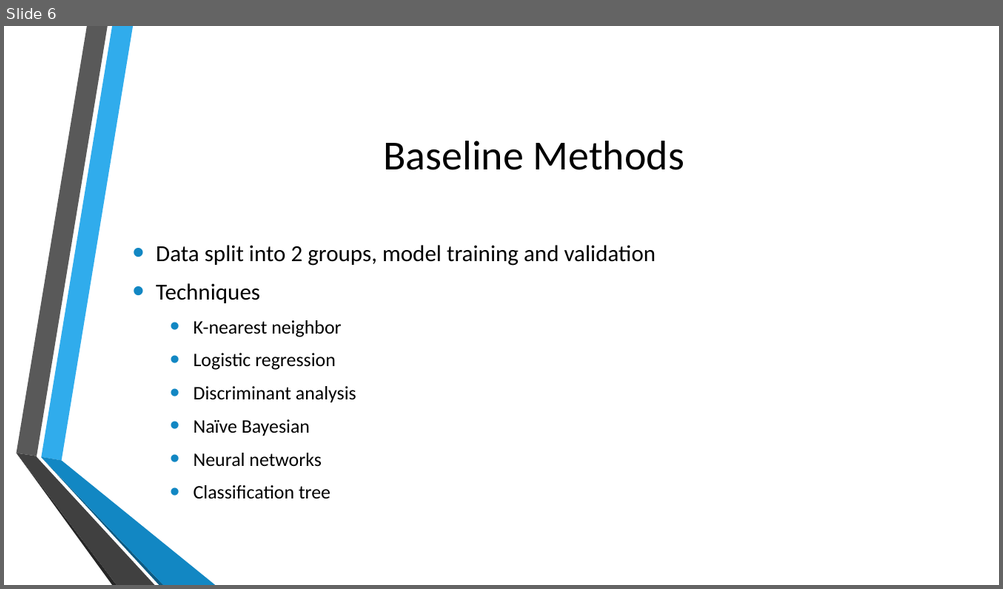
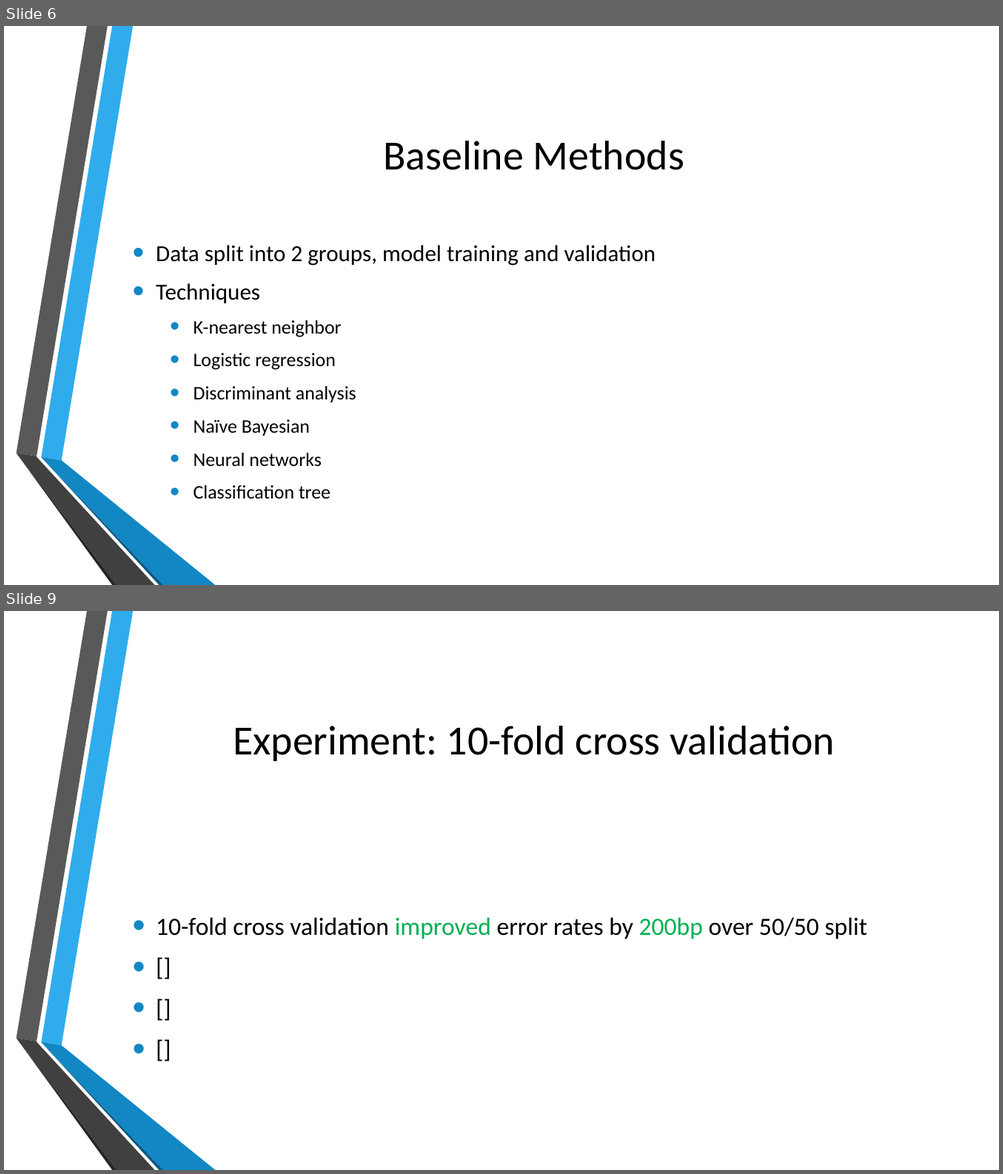
Before and after one commit to jb08/credit_card_default_ML, a slide deck: Predicting_Credit_Card_defaults.pptx. Shown one above the other, each under a label of ours: slide 6 before the commit, slides 6 and 9 after it; the slides between them are not shown. The pictures are 1003x589 and 1003x1174 pixels, drawn with LibreOffice and Linux fonts; fonts in the diff are those of the drawing; background and template pictures are left out. Boxes give left, top, right and bottom in pixels: in the first picture for what was removed or moved away, otherwise in the second. Text is boxed around its words. In the diff, an @@ line names an element or a change of style, - is before the commit and + after.

```diff
--- a/Predicting_Credit_Card_defaults.pptx
+++ b/Predicting_Credit_Card_defaults.pptx
@@ slide 9 added at [4, 611, 999, 1170], background picture (left out); not listed: 6 template elements that a slide beside it also shows @@
@@ title added at [233, 726, 834, 761], 40 pt, text #000000 @@
+Experiment: 10-fold cross validation
@@ text added at [156, 917, 867, 940], 24 pt, text #000000 @@
+• 10-fold cross validation improved error rates by 200bp over 50/50 split
+• []
+• []
+• []
```
Also in this commit, not shown: 6 slides changed, 2 other slides added, 1 slide removed, 2 other files.
